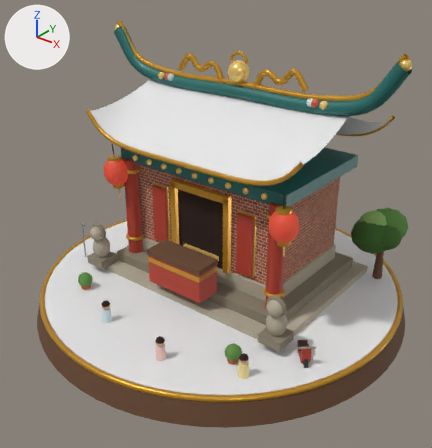
Before and after pictures for a commit that changed the glTF model assets/models/p05/temple.glb.
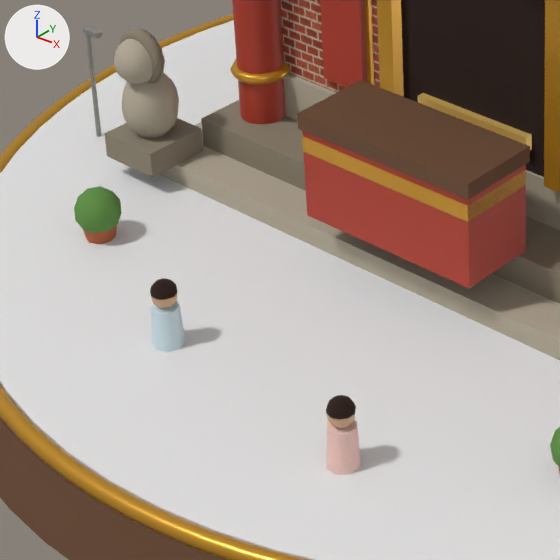
The first picture shows the older version from a camera (50 mm lens) standing at (0.372, -0.473, 0.386) and looking at (0.009, -0.02, 0.105). The close-ups show the older and then the newer version on the part from 13% to 53% of the width and 48% to 86% of the height of that picture. Only the edits that show in the close-ups are written down. The axes (+X, +Y, +Z) are drawn at upper left. The lights are the same throughout. Where no turn or scale is listed for an object, it has been applied to the vertices.
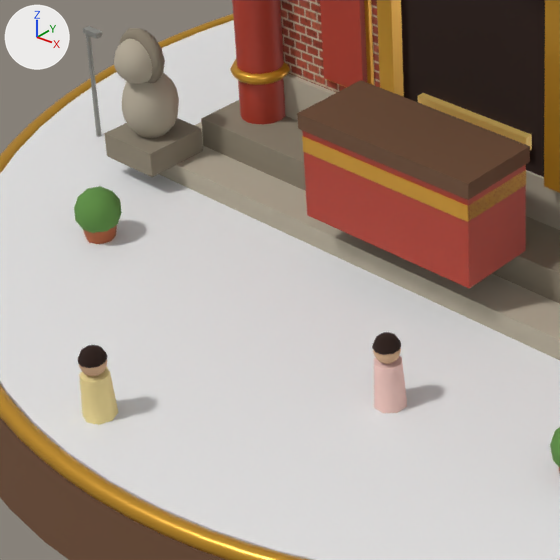
ob_node_109 is not drawn itself; it is the parent of ob_mesh_94, ob_mesh_95, ob_mesh_96.

What the commit changed:
Material 'Material_28' (mat_material_28) changes colour from pink #f2c9c0 to blue #3f6f8f; in linear values from (0.888, 0.584, 0.527) to (0.0497, 0.159, 0.275).
Material 'Material_33' (mat_material_33) is new.
Its base color is (0.687, 0.434, 0.262) (beige #d8b08c).
Its roughness is 0.8.
Material 'Material_32' (mat_material_32) is new.
Its base color is (0.896, 0.73, 0.323) (yellow #f3de9a).
Its roughness is 0.8.
Mesh me_mesh_105 is new.
It has 89 vertices, 150 faces and spans x -0.00413..0.00413, y -0.00434..0.00434, z -0.00012..0.00434.
It uses material mat_material_6 (black #2a170f).
Mesh me_mesh_104 is new.
It has 88 vertices, 140 faces and spans x -0.00398..0.00398, y -0.00418..0.00418, z -0.00418..0.00418.
It uses material mat_material_33 (beige #d8b08c).
Mesh me_mesh_103 is new.
It has 20 vertices, 32 faces and spans x -0.0055..0.0055, y -0.0052..0.0057, z -0.009..0.009.
It uses material mat_material_32 (yellow #f3de9a).
Object 'Node_109' (ob_node_109) moves from (-0.04, -0.15, 0.0) to (0.13, -0.13, 0.0).
Object 'Node_109' (ob_node_109) turns from (0, 0, 180) to (0, 0, 172) degrees about x, y and z.
In object 'Mesh_97' (ob_mesh_97), parent goes from ob_node_113 to ob_mover_0.
In object 'Mesh_98' (ob_mesh_98), parent goes from ob_node_113 to ob_mover_0.
In object 'Mesh_99' (ob_mesh_99), parent goes from ob_node_113 to ob_mover_0.
In object 'Mesh_100' (ob_mesh_100), parent goes from ob_node_117 to ob_mover_1.
In object 'Mesh_101' (ob_mesh_101), parent goes from ob_node_117 to ob_mover_1.
In object 'Mesh_102' (ob_mesh_102), parent goes from ob_node_117 to ob_mover_1.
Object 'mover_1' (ob_mover_1) is new.
Its parent is ob_node_118.
Its location is (0.0408, -0.128, 0.00131).
Its rotation in degrees is (0.6, -2.1, -25).
Its scale is (1.7, 1.7, 1.7).
Object 'mover_0' (ob_mover_0) is new.
Its parent is ob_node_118.
Its location is (-0.159, -0.17, 0.000511).
Its rotation in degrees is (0, -0.8, 110).
Its scale is (1.7, 1.7, 1.7).
Object 'Mesh_105' (ob_mesh_105) is new; it shows me_mesh_105.
Its location is (-0.0261, -0.1804, 0.0467).
Object 'Mesh_104' (ob_mesh_104) is new; it shows me_mesh_104.
Its location is (-0.0261, -0.1803, 0.0455).
Object 'Mesh_103' (ob_mesh_103) is new; it shows me_mesh_103.
Its location is (-0.0261, -0.18, 0.0327).

Location of each change, [x1, y1, x2, y2] in pixels of the close-ups (560 x 560 px):
'Mesh_103', added (yellow)
    after: [79, 366, 118, 425]
'Mesh_97', recoloured, moved (not visible afterwards)
    before: [326, 420, 361, 475]
'Mesh_100', moved (not visible before)
    after: [374, 356, 407, 413]
'Mesh_94', moved, turned (not visible afterwards)
    before: [151, 300, 186, 352]
'Mesh_99', moved (not visible afterwards)
    before: [326, 395, 356, 420]
'Mesh_105', added
    after: [78, 345, 107, 368]
'Mesh_102', moved (not visible before)
    after: [372, 332, 401, 355]
'Mesh_96', moved, turned (not visible afterwards)
    before: [150, 278, 178, 300]
'Mesh_101', moved (not visible before)
    after: [373, 347, 401, 364]
'Mesh_98', moved (not visible afterwards)
    before: [327, 411, 356, 428]
'Mesh_104', added
    after: [79, 359, 107, 377]
'Mesh_95', moved, turned (not visible afterwards)
    before: [152, 294, 177, 308]
